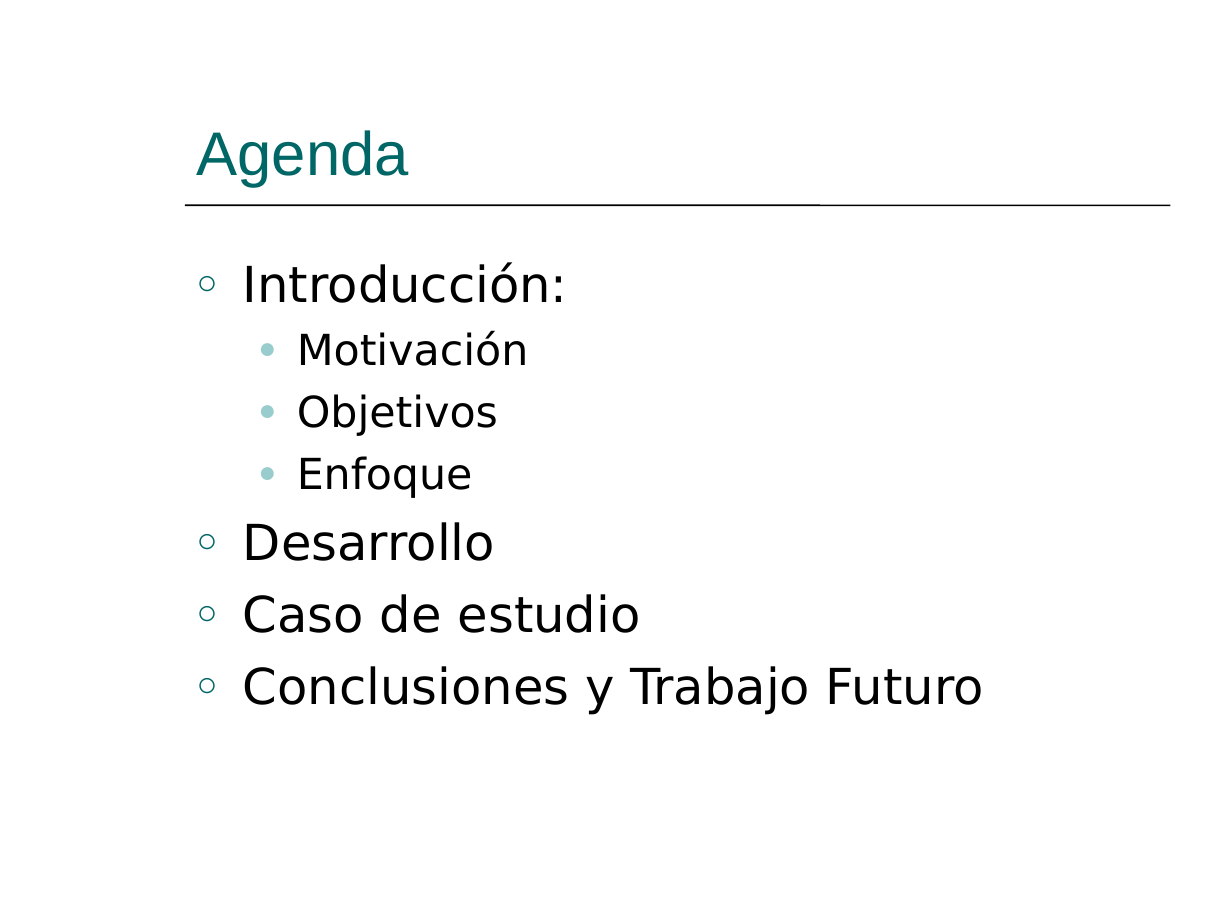
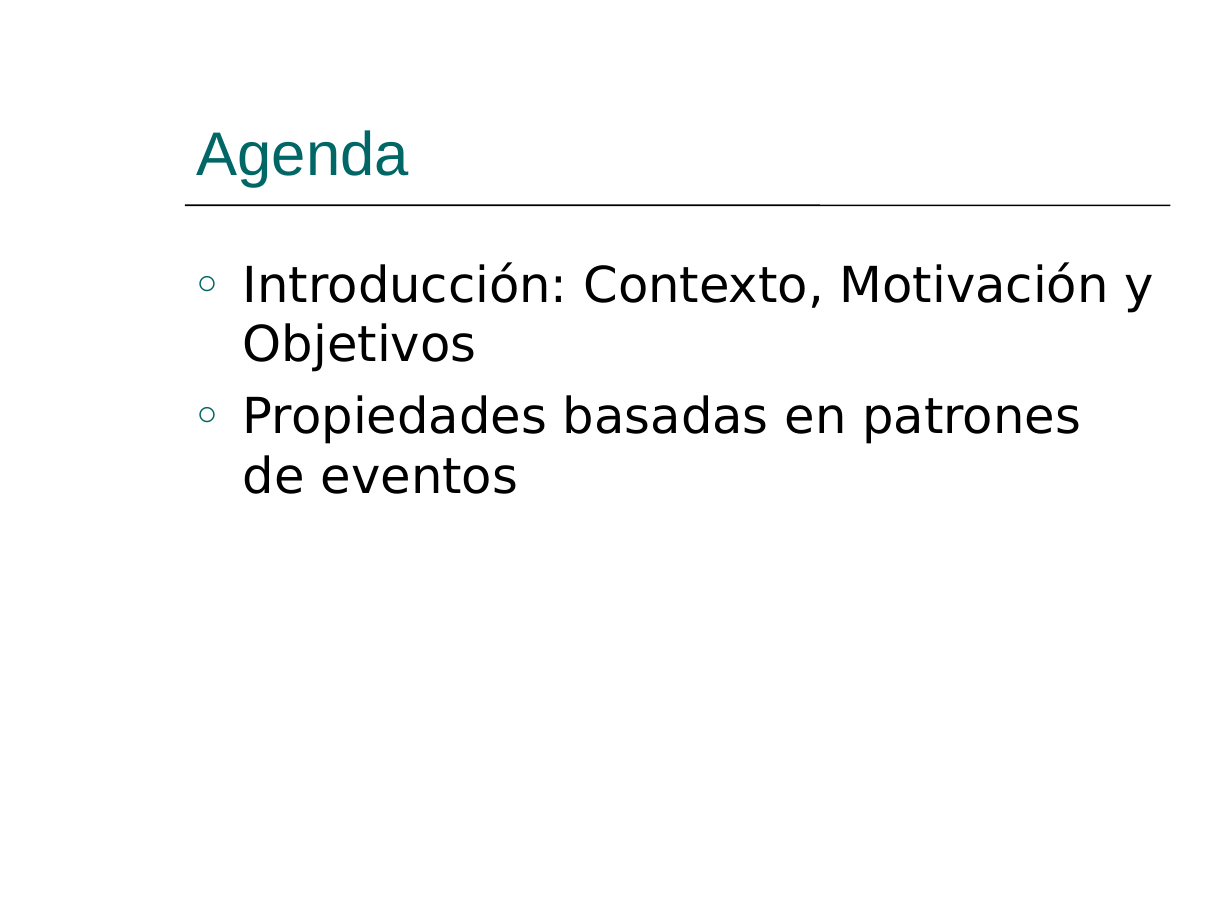
Before and after one commit to hugomelendez/tesis-jpf-2006, a slide deck: slide 2 of tesis-doc/Presentación.ppt. Drawn at 1232x924 pixels with LibreOffice and Linux fonts; fonts in the diff are those of the drawing. Boxes give left, top, right and bottom in pixels: in the first picture for what was removed or moved away, otherwise in the second. Text is boxed around its words. In the diff, an @@ line names an element or a change of style, - is before the commit and + after.

```diff
--- a/tesis-doc/Presentación.ppt
+++ b/tesis-doc/Presentación.ppt
@@ text at box(243, 262, 1153, 494): text changed @@
-○ Introducción:
-  ● Motivación
-  ● Objetivos
-  ● Enfoque
-○ Desarrollo
-○ Caso de estudio
-○ Conclusiones y Trabajo Futuro
+○ Introducción: Contexto, Motivación y Objetivos
+○ Propiedades basadas en patrones de eventos
```
Also in this commit, not shown: 6 other slides changed, 38 slides added.
